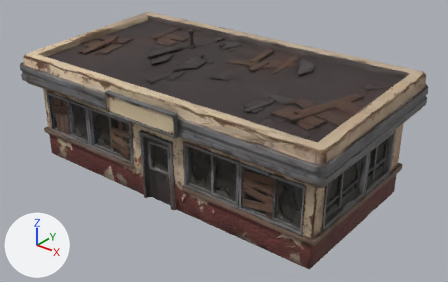
Two versions of the glTF model export/electronics_shop_idle.glb, one commit apart.
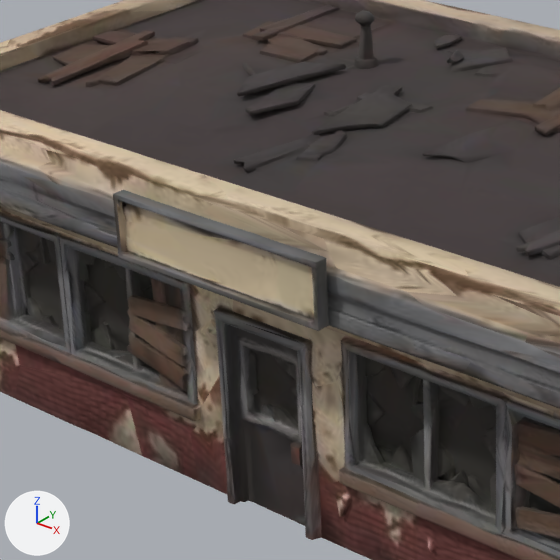
There are two pictures of each version: one whole from a camera (50 mm lens) standing at (10.11, -12.05, 8.62) and looking at (0.49, -0.03, 1.17), one close up on the part from 15% to 58% of the width and 9% to 77% of the height. Arrows for +X, +Y and +Z are at lower left; the lights stay in place. The last two pictures show the newer version. Vertices at exactly the same position are counted once.

Names of what the first close-up shows: 'tripo_node_63827e25-e402-4db2-a329-5c73c342fc09'.
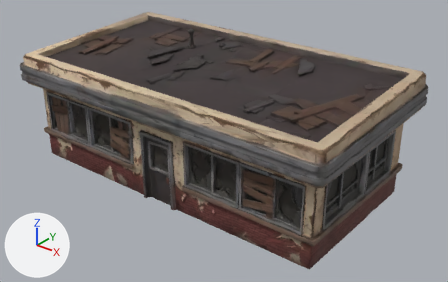
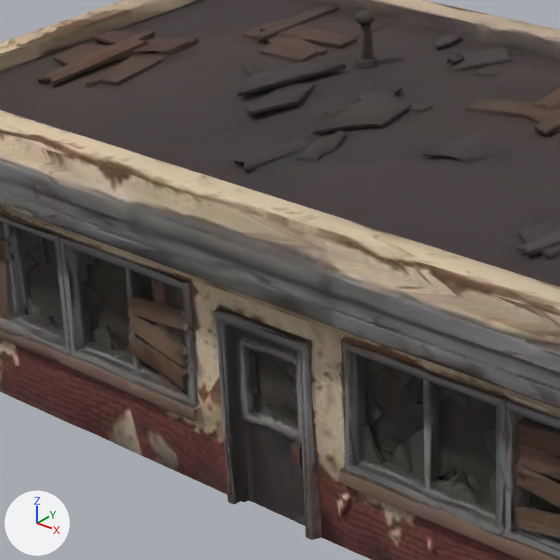
Changed parts and their boxes (x1, y1, x2, y2) in the close-ups (560 x 560 px):
part 1 of me_tripo_mesh_63827e25_e402_4db2_a329_5c73c342fc09, deleted
    before: (113, 190, 329, 331)

Edits to the bpy script that builds the scene:
```text
Change me_tripo_mesh_63827e25_e402_4db2_a329_5c73c342fc09:
    used by ob_tripo_node_63827e25_e402_4db2_a329_5c73c342fc09; location = (0.0, 0.0, 0.0)
    remove me_tripo_mesh_63827e25_e402_4db2_a329_5c73c342fc09.from_pydata(...)  # 7286 vertices, 14700 faces; spans x -5.0..5.0, y -2.75..2.75, z 0.0..3.7
    add me_tripo_mesh_63827e25_e402_4db2_a329_5c73c342fc09.from_pydata(...)  # 7197 vertices, 14526 faces; spans x -5.0..5.0, y -2.6..2.75, z 0.0..3.7
    me_tripo_mesh_63827e25_e402_4db2_a329_5c73c342fc09 part 1: the loose piece of 89 vertices spanning x -1.1..1.24, y -2.75..-2.61, z 2.47..3.07 is deleted
```
